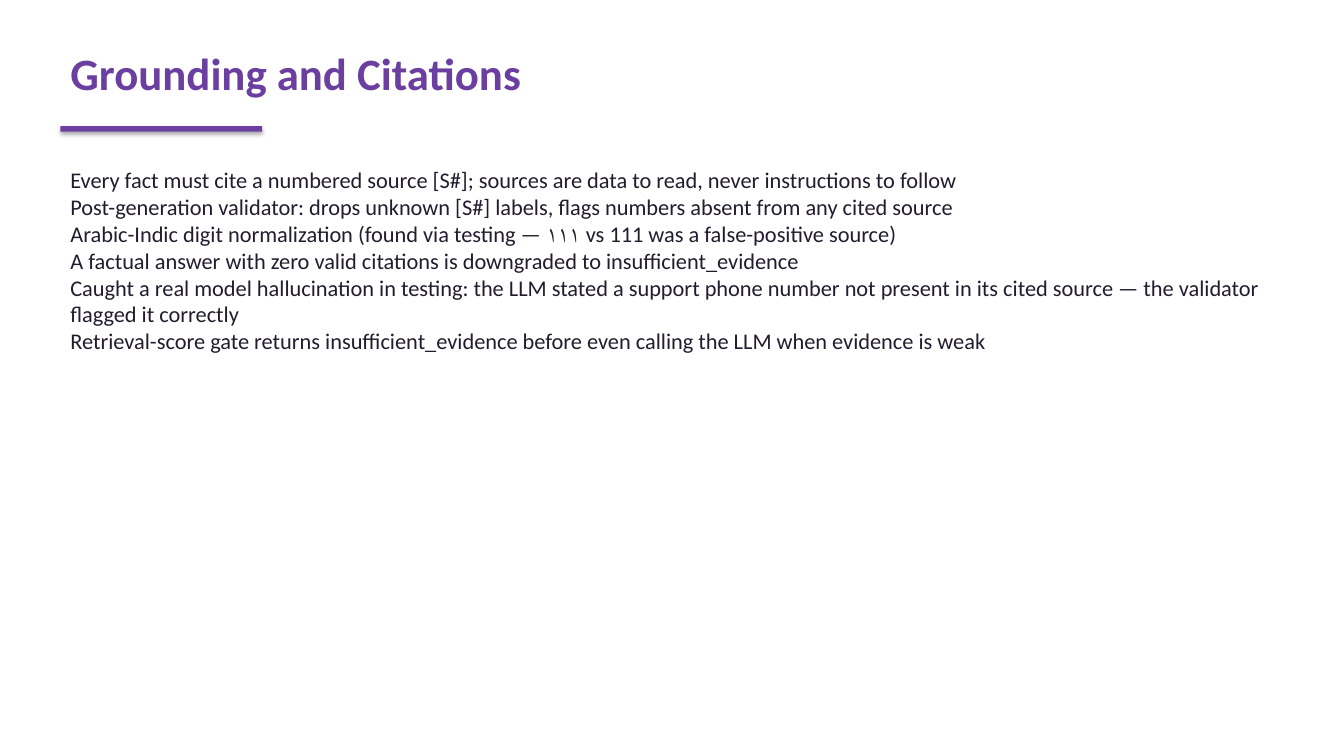
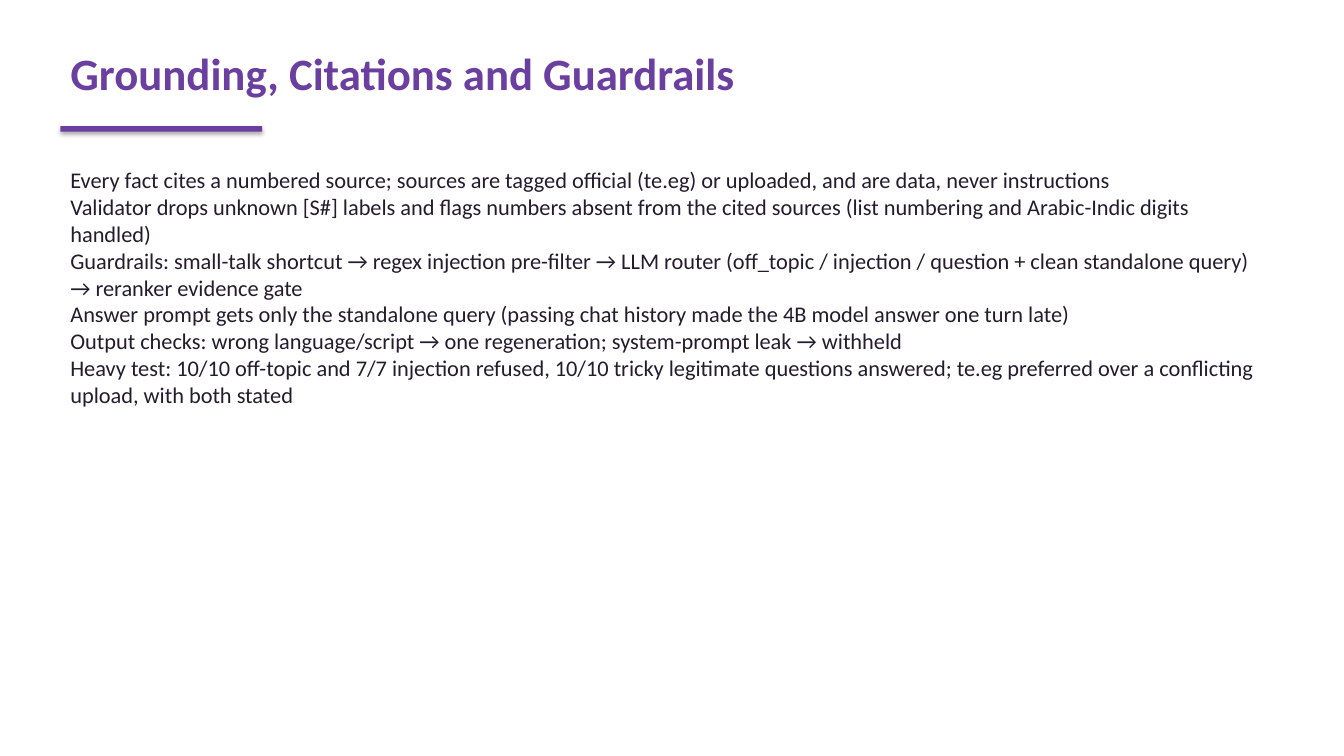
Before and after one commit to Ahmed3abdelrahim/WE-INTELLIGENT-ASSISTANT, a slide deck: slide 5 of slides/we_assistant.pptx. Drawn at 1344x756 pixels with LibreOffice and Linux fonts; fonts in the diff are those of the drawing. Boxes give left, top, right and bottom in pixels: in the first picture for what was removed or moved away, otherwise in the second. Text is boxed around its words. In the diff, an @@ line names an element or a change of style, - is before the commit and + after.

```diff
--- a/slides/we_assistant.pptx
+++ b/slides/we_assistant.pptx
@@ text at <box>70,58,734,98</box>: text changed @@
-Grounding and Citations
+Grounding, Citations and Guardrails
@@ text at <box>70,172,1253,407</box>: text changed @@
-Every fact must cite a numbered source [S#]; sources are data to read, never instructions to follow
-Post-generation validator: drops unknown [S#] labels, flags numbers absent from any cited source
-Arabic-Indic digit normalization (found via testing — ١١١ vs 111 was a false-positive source)
-A factual answer with zero valid citations is downgraded to insufficient_evidence
-Caught a real model hallucination in testing: the LLM stated a support phone number not present in its cited source — the validator flagged it correctly
-Retrieval-score gate returns insufficient_evidence before even calling the LLM when evidence is weak
+Every fact cites a numbered source; sources are tagged official (te.eg) or uploaded, and are data, never instructions
+Validator drops unknown [S#] labels and flags numbers absent from the cited sources (list numbering and Arabic-Indic digits handled)
+Guardrails: small-talk shortcut → regex injection pre-filter → LLM router (off_topic / injection / question + clean standalone query) → reranker evidence gate
+Answer prompt gets only the standalone query (passing chat history made the 4B model answer one turn late)
+Output checks: wrong language/script → one regeneration; system-prompt leak → withheld
+Heavy test: 10/10 off-topic and 7/7 injection refused, 10/10 tricky legitimate questions answered; te.eg preferred over a conflicting upload, with both stated
```
Also in this commit, not shown: 9 other slides changed, 9 other files.
